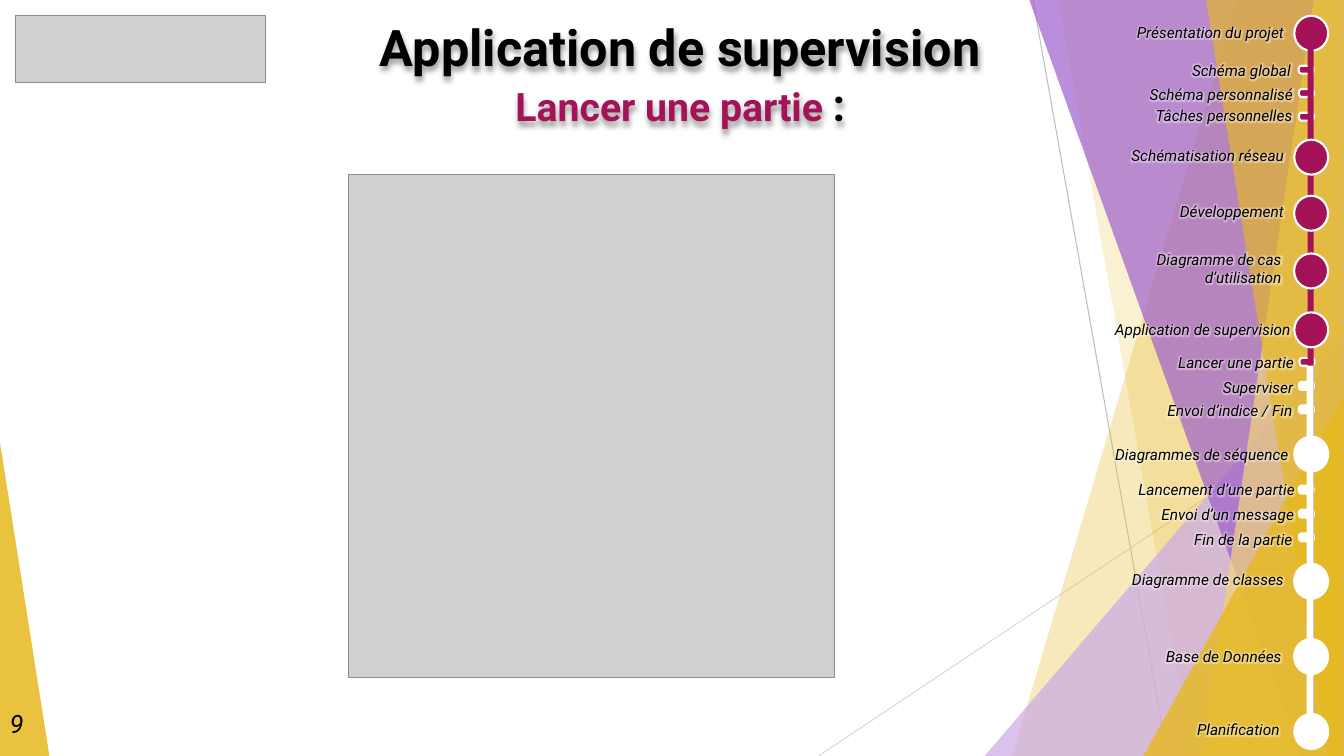
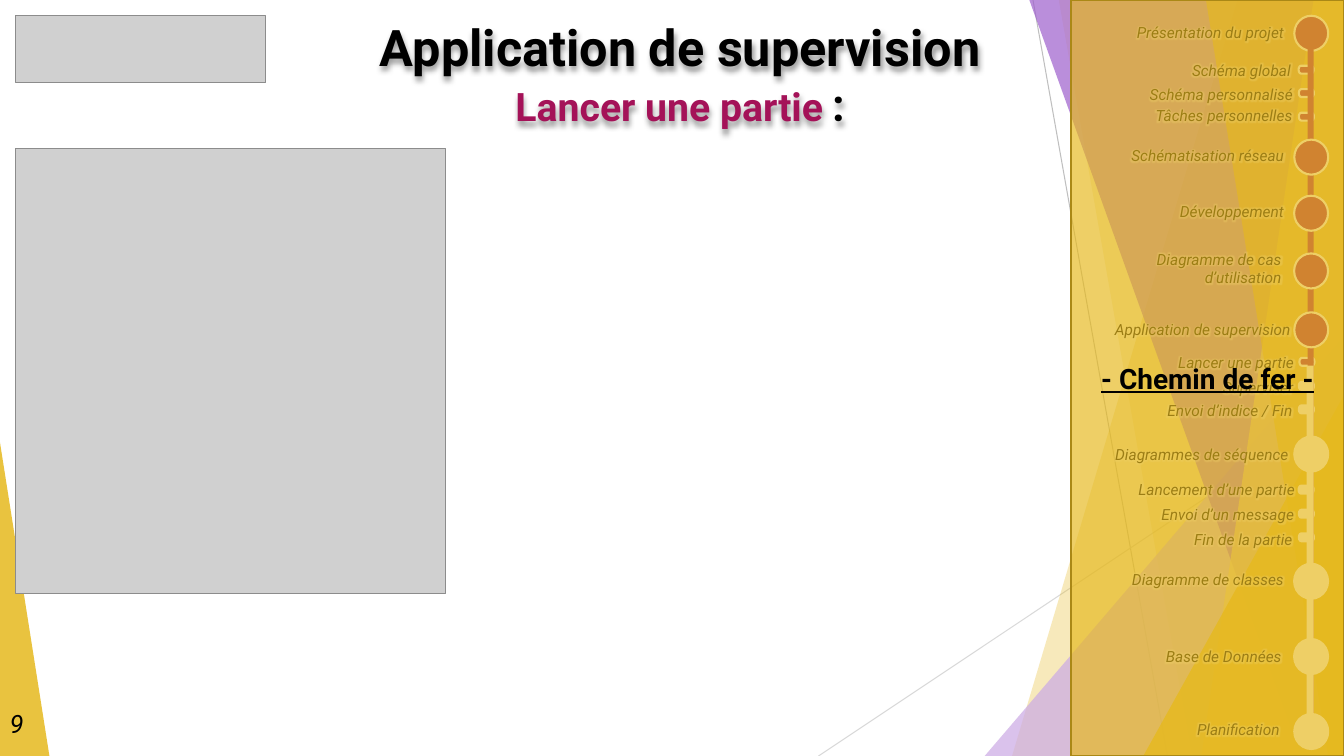
Before and after one commit to GuiguiMvn/Systeme-Escape-Game-Telethon, a slide deck: slide 9 of Nathan/Compte-rendus/REVUE-FINALE-GUIGAND-SFL6.pptx. Drawn at 1344x756 pixels with LibreOffice and Linux fonts; fonts in the diff are those of the drawing; grey boxes stand for pictures. Boxes give left, top, right and bottom in pixels: in the first picture for what was removed or moved away, otherwise in the second. Text is boxed around its words. In the diff, an @@ line names an element or a change of style, - is before the commit and + after.

```diff
--- a/Nathan/Compte-rendus/REVUE-FINALE-GUIGAND-SFL6.pptx
+++ b/Nathan/Compte-rendus/REVUE-FINALE-GUIGAND-SFL6.pptx
@@ rectangle added at [1071, 0, 1344, 756], fill #E6B91E at 68% opacity, outline #AA8916 1.5 pt, 20 pt, text #000000, bold, underline @@
+- Chemin de fer -
@@ picture: place and size @@
-picture at [348, 174, 834, 678]
+picture at [16, 148, 447, 594]
```
Also in this commit, not shown: 15 other slides changed, 2 slides added, 1 slide removed.
